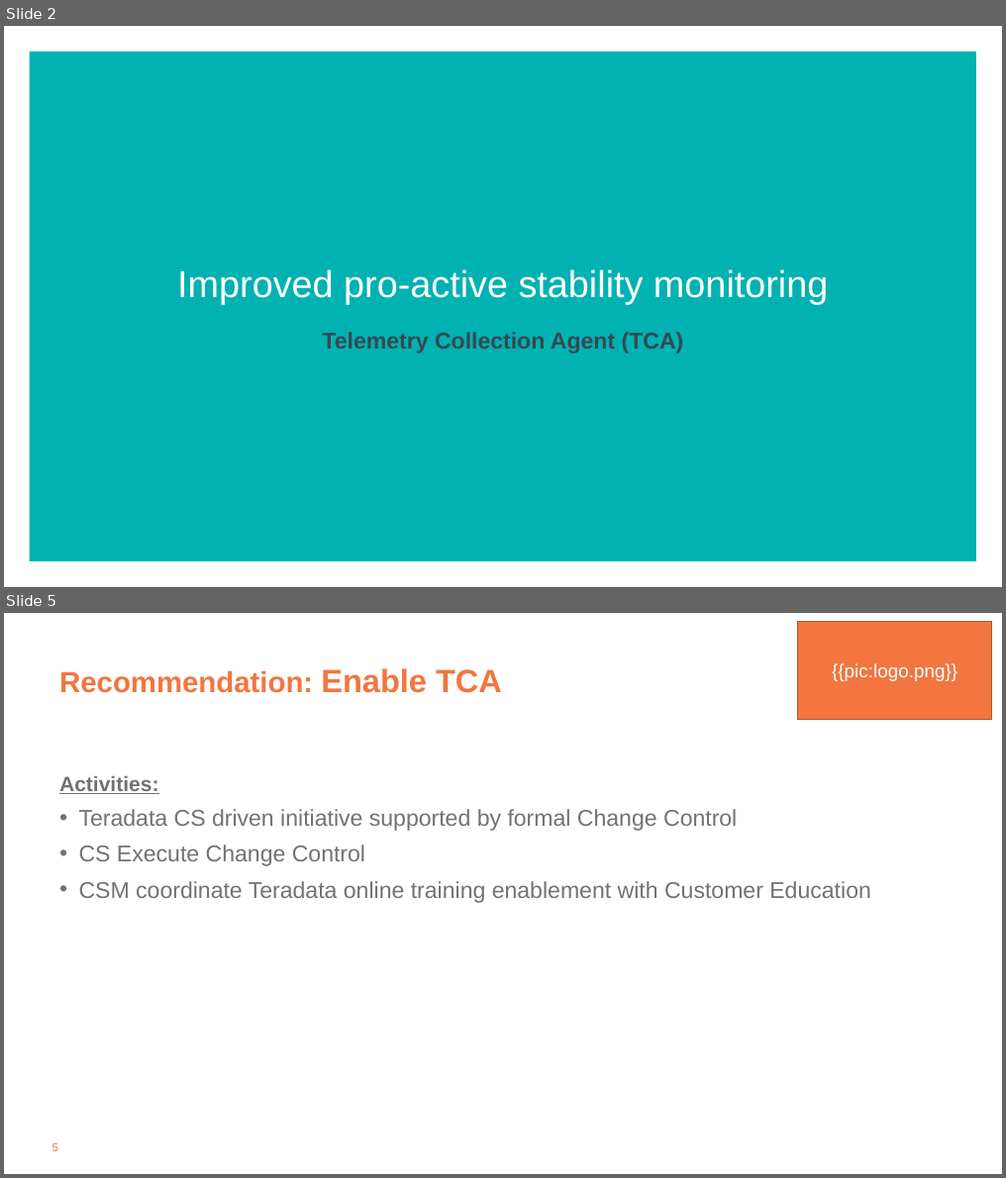
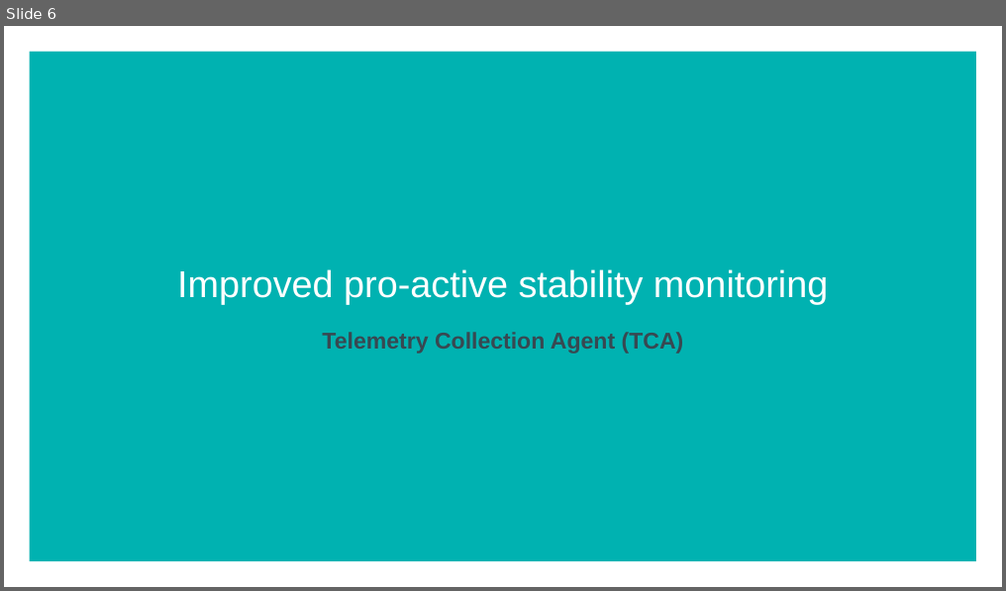
Before and after one commit to tdcoa/sql, a slide deck: filesets/success_plan/success_plan.pptx. Shown one above the other, each under a label of ours: slides 2 and 5 before the commit, slide 6 after it; the slides between them are not shown. The pictures are 1006x1178 and 1006x591 pixels, drawn with LibreOffice and Linux fonts; fonts in the diff are those of the drawing; background and template pictures are left out. Boxes give left, top, right and bottom in pixels: in the first picture for what was removed or moved away, otherwise in the second. Text is boxed around its words. In the diff, an @@ line names an element or a change of style, - is before the commit and + after.

```diff
--- a/filesets/success_plan/success_plan.pptx
+++ b/filesets/success_plan/success_plan.pptx
@@ slide 5 removed at (x1=4, y1=613, x2=1002, y2=1174), background #FFFFFF @@
@@ rectangle removed at (x1=798, y1=622, x2=992, y2=719) @@
-{{pic:logo.png}}
@@ title removed at (x1=59, y1=668, x2=502, y2=693) @@
-Recommendation: Enable TCA
@@ text removed at (x1=59, y1=776, x2=871, y2=903) @@
-Activities:
-  • Teradata CS driven initiative supported by formal Change Control
-  • CS Execute Change Control
-  • CSM coordinate Teradata online training enablement with Customer Education
@@ page number removed at (x1=53, y1=1144, x2=58, y2=1152) @@
-5
@@ what was slide 2 is now slide 6 @@
```
Also in this commit, not shown: 3 slides changed, 4 slides added.
